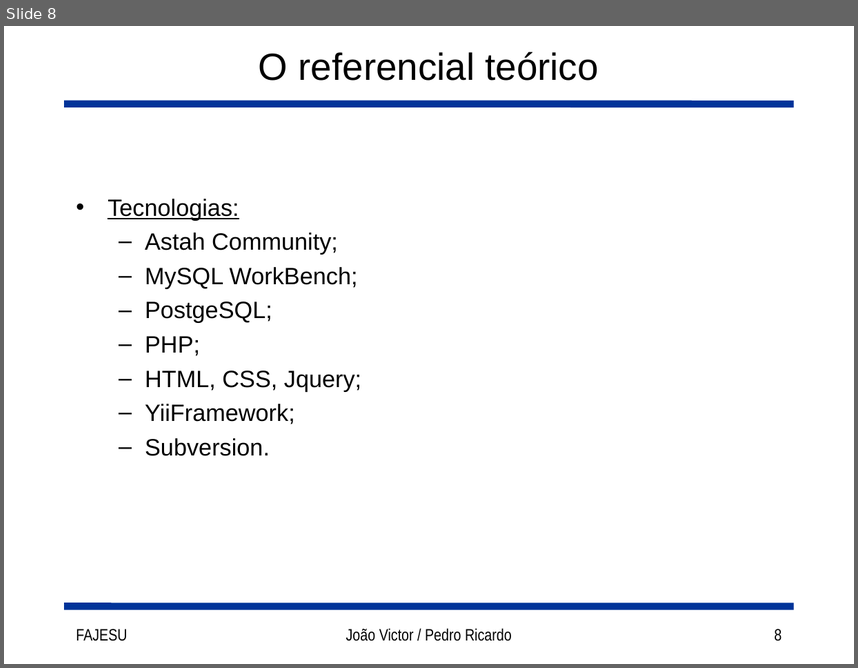
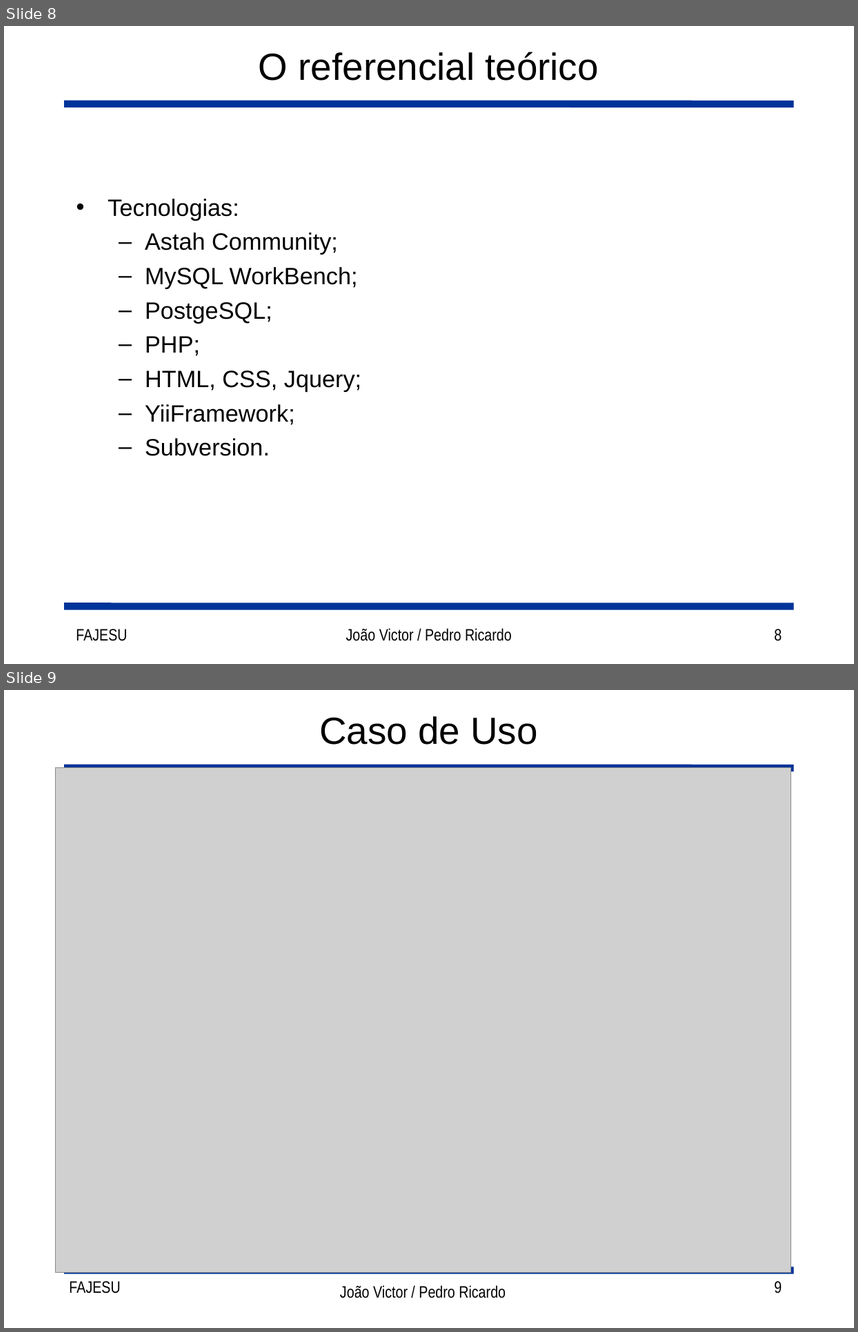
Before and after one commit to joaorocha/tcc-got-v1, a slide deck: docs/Slides.ppt. Shown one above the other, each under a label of ours: slide 8 before the commit, slides 8 and 9 after it. The pictures are 858x668 and 858x1332 pixels, drawn with LibreOffice and Linux fonts; fonts in the diff are those of the drawing; grey boxes stand for pictures. Boxes give left, top, right and bottom in pixels: in the first picture for what was removed or moved away, otherwise in the second. Text is boxed around its words. In the diff, an @@ line names an element or a change of style, - is before the commit and + after.

```diff
--- a/docs/Slides.ppt
+++ b/docs/Slides.ppt
@@ slide 9 added at [4, 690, 854, 1328], background #FFFFFF; not listed: 2 template elements that a slide beside it also shows @@
@@ text added at [319, 716, 537, 745], 32 pt, text #000000 @@
+Caso de Uso
@@ picture added at [55, 767, 791, 1272] @@
@@ text added at [69, 1281, 120, 1293], 14 pt, text #000000 @@
+FAJESU
@@ text added at [340, 1285, 506, 1298], 14 pt, text #000000 @@
+João Victor / Pedro Ricardo
@@ page number added at [774, 1281, 782, 1293], 14 pt, text #000000 @@
+9
@@ slide 8 changed as well @@
@@ text at [107, 198, 239, 220]: underline off in "Tecnologias:" @@
```
Also in this commit, not shown: 9 other slides changed.
